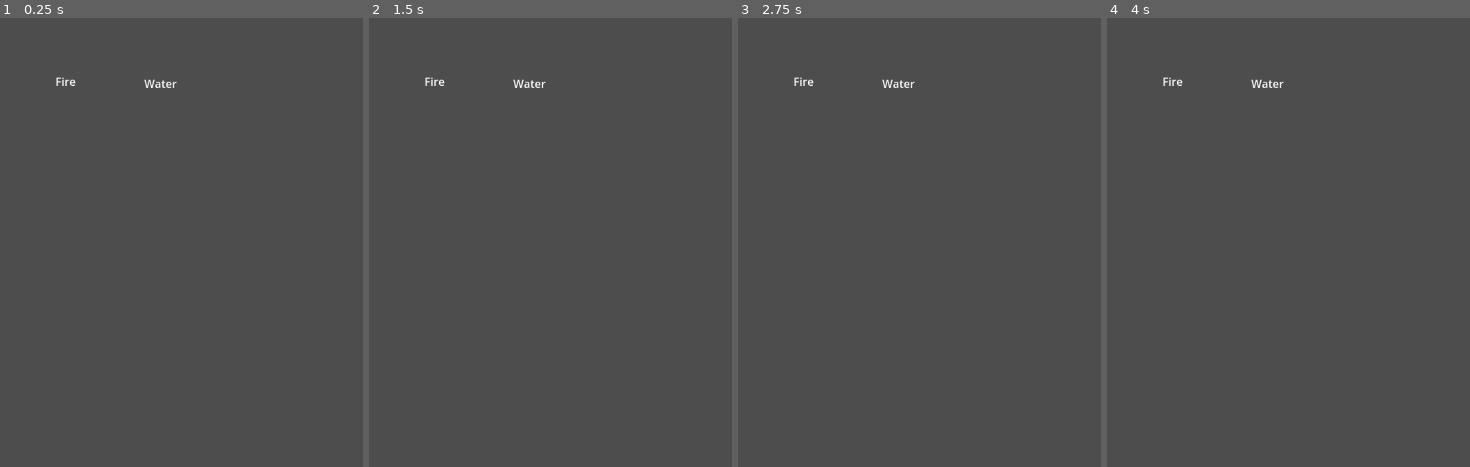
Above: before the commit, frames 1-4 (left to right).
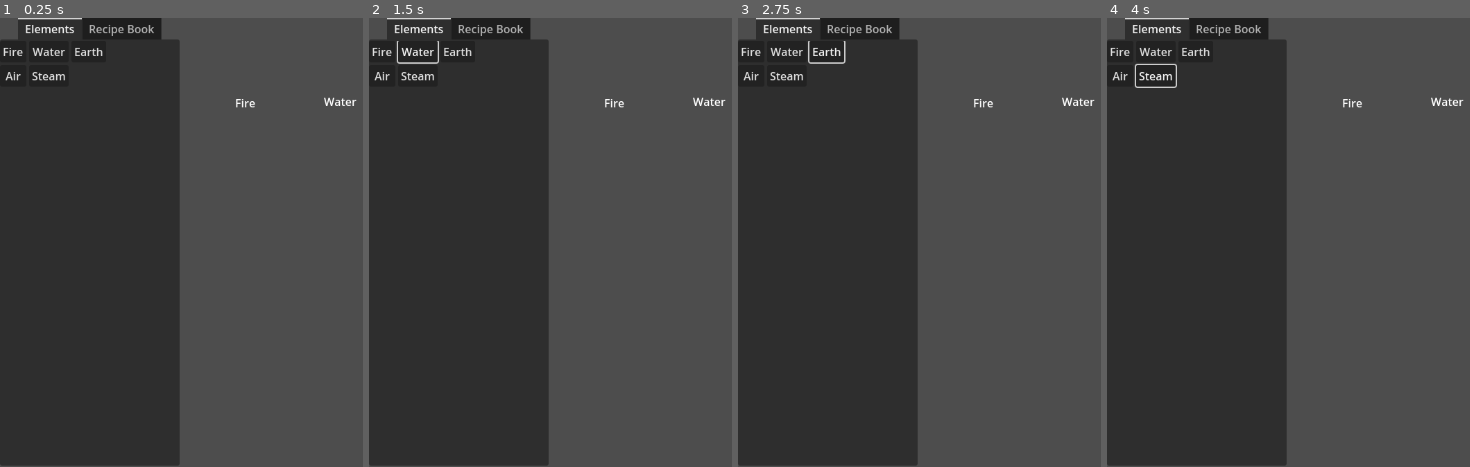
Above: after the commit, the same moments.

Repository: moonvent/alchemist_game
Game: Godot game, scene res://alchemist_table.tscn
Two runs of this game, one before a commit and one after it. Both use one fixed random seed, a clock stepped at 60 frames per second and the inputs below.
Inputs (mouse positions are in pixels of both pictures, inside the frame that each line leads up to):
- Up to frame 1 (0.25 s): no input
- Up to frame 2 (1.5 s): click (383, 49) at 0.5 s, where only the run after the commit has a clickable "Fire"; click (416, 49) at 1.25 s, where only the run after the commit has a clickable "Water"
- Up to frame 3 (2.75 s): click (825, 49) at 2 s, where only the run after the commit has a clickable "Earth"
- Up to frame 4 (4 s): click (1121, 76) at 2.75 s, where only the run after the commit has a clickable "Air"; click (1154, 76) at 3.5 s, where only the run after the commit has a clickable "Steam"

The runs differ from the first frame. In frame 1, 48% of the frame differs, in the area x 0-99%, y 0-100%; in frame 2, 48%; in frame 3, 48%; in frame 4, 48%.

Commit message:
master
1) Add left menu to get new elements;

Diff:
--- a/alchemist_table.gd
+++ b/alchemist_table.gd
@@ -1,4 +1,7 @@
 extends Node2D
+
+
+class_name AlchemyTable
 
 
 var AlchemyTableElementScene = preload("res://alchemy_table_element.tscn")
--- a/alchemist_table.tscn
+++ b/alchemist_table.tscn
@@ -1,24 +1,23 @@
 [gd_scene load_steps=4 format=3 uid="uid://btuvrqfja580s"]
 
 [ext_resource type="Script" path="res://alchemist_table.gd" id="1_qotgv"]
-[ext_resource type="Script" path="res://alchemist_core.gd" id="2_3m3ba"]
+[ext_resource type="PackedScene" uid="uid://4ung2so5ttkx" path="res://alchemy/table/alchemy_table_element_list.tscn" id="2_t78ex"]
 [ext_resource type="PackedScene" uid="uid://b5gx52xo32ick" path="res://alchemy_table_element.tscn" id="2_w3t03"]
 
 [node name="AlchemistTable" type="Node2D"]
 script = ExtResource("1_qotgv")
 
-[node name="AlchemistCore" type="Node" parent="."]
-script = ExtResource("2_3m3ba")
+[node name="AlchemyTableElementList" parent="." instance=ExtResource("2_t78ex")]
 
 [node name="AlchemyTableElement" parent="." instance=ExtResource("2_w3t03")]
-offset_left = 200.0
-offset_top = 83.0
-offset_right = 240.0
-offset_bottom = 106.0
+offset_left = 459.0
+offset_top = 109.0
+offset_right = 499.0
+offset_bottom = 149.0
 element = 1
 
 [node name="AlchemyTableElement2" parent="." instance=ExtResource("2_w3t03")]
-offset_left = 63.0
-offset_top = 80.0
-offset_right = 103.0
-offset_bottom = 103.0
+offset_left = 322.0
+offset_top = 111.0
+offset_right = 362.0
+offset_bottom = 151.0
--- a/alchemy/aspects/elements.gd
+++ b/alchemy/aspects/elements.gd
@@ -75,9 +75,3 @@
 
 	Element.Steam: AlchemyElementData.new(Element.Steam),
 }
-
-
-func kek():
-	var a = InitializedElements[Element.Fire]
-	print(a, a.name)
-	return a
--- a/alchemy/table/alchemy_table_element_list.gd
+++ b/alchemy/table/alchemy_table_element_list.gd
@@ -1,7 +1,11 @@
 extends TabContainer
 
 
+class_name AlchemyTableElementList
+
+
 var _element_grid_container: GridContainer
+var _table_element: AlchemyTable
 
 
 func _fill_element_tab():
@@ -10,16 +14,12 @@
 		var element_data = AlchemyElements.InitializedElements.get(AlchemyElements.Element[element])
 
 		if element_data:
-			var temp_label = Label.new()
-			temp_label.text = element_data.name
+			var temp_label = AlchemyTableGridElement.new()
+			temp_label.curstom_init(element_data, _table_element)
 			_element_grid_container.add_child(temp_label)
 
 
 func _ready():
 	_element_grid_container = get_child(0).get_node("GridContainer")
+	_table_element = get_parent()
 	_fill_element_tab()
-
-
-# Called every frame. 'delta' is the elapsed time since the previous frame.
-func _process(delta):
-	pass
--- a/alchemy/table/alchemy_table_element_list.tscn
+++ b/alchemy/table/alchemy_table_element_list.tscn
@@ -12,7 +12,9 @@
 layout_mode = 2
 
 [node name="GridContainer" type="GridContainer" parent="Elements"]
-layout_mode = 2
+clip_contents = true
+layout_mode = 1
+anchors_preset = 15
 anchor_right = 1.0
 anchor_bottom = 1.0
 offset_top = 2.0
@@ -23,8 +25,9 @@
 layout_mode = 2
 
 [node name="GridContainer2" type="GridContainer" parent="Recipe Book"]
-layout_mode = 2
-offset_left = 1.0
-offset_top = 32.0
-offset_right = 259.0
-offset_bottom = 643.0
+layout_mode = 1
+anchors_preset = 15
+anchor_right = 1.0
+anchor_bottom = 1.0
+grow_horizontal = 2
+grow_vertical = 2
--- /dev/null
+++ b/alchemy/table/alchemy_table_grid_element.gd
@@ -0,0 +1,29 @@
+extends Button
+
+
+class_name AlchemyTableGridElement
+
+
+var element: AlchemyElements.AlchemyElementData
+var _table_element: AlchemyTable
+var _alchemy_table_element_prefab = preload("res://alchemy_table_element.tscn")
+var _alchemy_table_element_list: AlchemyTableElementList
+
+
+func curstom_init(_element: AlchemyElements.AlchemyElementData, _table: AlchemyTable):
+	element = _element
+	_table_element = _table
+	connect("button_down", _on_pressed)
+
+
+func _ready():
+	text = element.name
+
+
+func _on_pressed():
+	var alchemy_table_element = _alchemy_table_element_prefab.instantiate()
+	alchemy_table_element.custom_init(element.element)
+	alchemy_table_element.position = get_global_mouse_position()
+	alchemy_table_element.start_dragging()
+	alchemy_table_element.alchemy_table_element_list = _table_element.get_node('AlchemyTableElementList')
+	_table_element.add_child(alchemy_table_element)
--- /dev/null
+++ b/alchemy/table/alchemy_table_grid_element.tscn
@@ -0,0 +1,13 @@
+[gd_scene load_steps=2 format=3 uid="uid://c1m87u1c18y07"]
+
+[ext_resource type="Script" path="res://alchemy/table/alchemy_table_grid_element.gd" id="1_eiivg"]
+
+[node name="AlchemyTableGridElement" type="Button"]
+anchors_preset = 15
+anchor_right = 1.0
+anchor_bottom = 1.0
+grow_horizontal = 2
+grow_vertical = 2
+script = ExtResource("1_eiivg")
+
+[connection signal="pressed" from="." to="." method="_on_pressed"]
--- a/alchemy_table_element.gd
+++ b/alchemy_table_element.gd
@@ -12,10 +12,29 @@
 var dragging = false
 var has_entered = false
 
+var alchemy_table_element_list: AlchemyTableElementList
+
+
+func custom_init(_element):
+	element = _element
+
 
 func _ready():
 	element_data = AlchemyElements.InitializedElements[element]
 	$Label.text = element_data.name
+
+
+func start_dragging():
+	dragging = true
+	$Area2D.connect("area_entered", _on_area_2d_area_entered)
+
+
+func stop_dragging():
+	dragging = false
+	$Area2D.disconnect("area_entered", _on_area_2d_area_entered)
+
+	if alchemy_table_element_list and get_rect().intersects(alchemy_table_element_list.get_rect()):
+		queue_free()
 
 
 func _input(event):
@@ -25,13 +44,10 @@
 			if event.pressed:
 
 				if get_rect().has_point(event.position):
-					dragging = true
-
-					$Area2D.connect("area_entered", _on_area_2d_area_entered)
+					start_dragging()
 
 			else:
-				dragging = false
-				$Area2D.disconnect("area_entered", _on_area_2d_area_entered)
+				stop_dragging()
 
 	elif event is InputEventMouseMotion:
 
